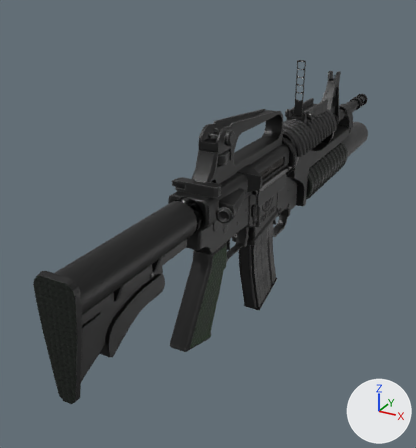
The glTF model public/models/weapons/m4a1_m203_lod.glb: old version first, new version second.
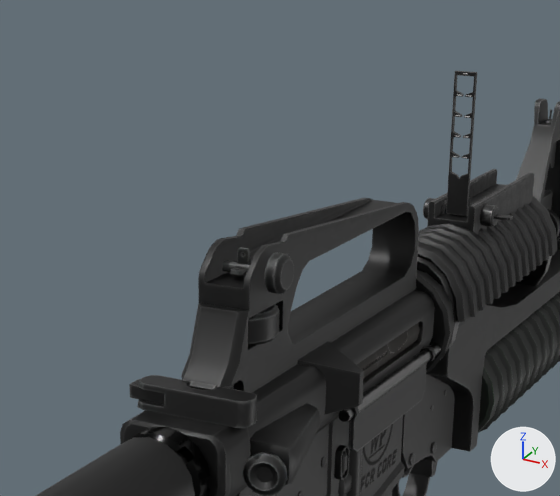
Each version appears first whole from a 50 mm camera at (0.275, -0.502, 0.33) aimed at (-0.07, 0.125, 0.017), and next in a close-up on the part from 29% to 81% of the width and 7% to 50% of the height. Arrows for +X, +Y and +Z are at lower right; the lights stay in place. The older version's two pictures come first. Where no turn or scale is listed for an object, it has been applied to the vertices. Vertices at exactly the same position are counted once.

Before the edit, the objects in view are built like this:
```python
me_charge = bpy.data.meshes.new('charge')
me_charge.from_pydata(...)  # 740 vertices, 1055 faces; spans x -0.028..0.026, y -0.025..0.191, z -0.031..0.006
# faces by material slot: [888, 22, 145]
me_charge.materials.append(mat_acr16_bolt_d)
me_charge.materials.append(mat_acr16a4_colt_frame)
me_charge.materials.append(mat_acr16a4_colt_misc01)
me_m4a1_m203_body = bpy.data.meshes.new('m4a1_m203_body')
me_m4a1_m203_body.from_pydata(...)  # 6952 vertices, 10300 faces; spans x -0.031..0.042, y -0.235..0.605, z -0.055..0.22
# faces by material slot: [563, 3275, 2113, 2206, 1812, 331]
me_m4a1_m203_body.materials.append(mat_acr16_glsights)
me_m4a1_m203_body.materials.append(mat_acr16a4_colt_barrel)
me_m4a1_m203_body.materials.append(mat_acr16a4_colt_frame)
me_m4a1_m203_body.materials.append(mat_acr16a4_colt_gl)
me_m4a1_m203_body.materials.append(mat_acr16a4_colt_misc01)
me_m4a1_m203_body.materials.append(mat_acr16a4_colt_stock)
ob_charge = bpy.data.objects.new('charge', me_charge)
ob_charge.parent = ob_m4a1_m203
ob_charge.location = (0.0, -0.018, 0.129)
ob_m4a1_m203_body = bpy.data.objects.new('m4a1_m203_body', me_m4a1_m203_body)
ob_m4a1_m203_body.location = (0.0, 0.0, 0.0)
```
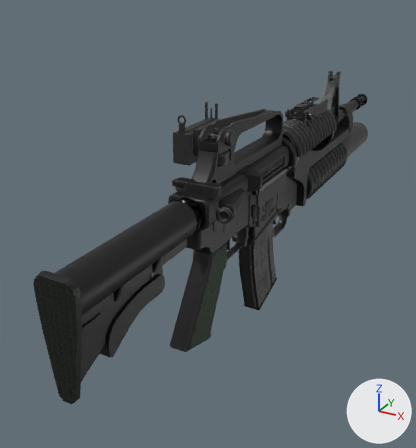
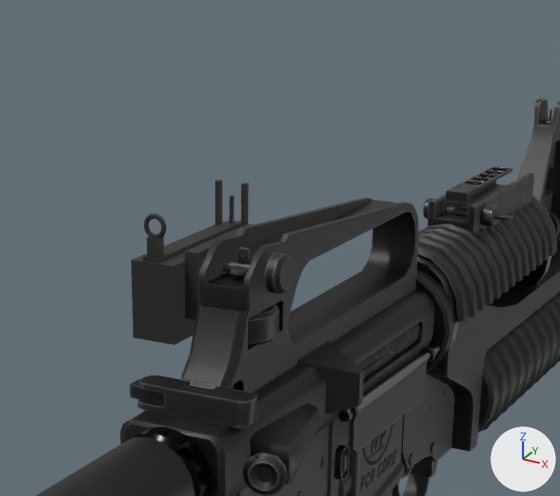
What differs and where, as boxes (x1, y1, x2, y2) in the close-ups (560 x 496 px; the box of a moved part takes in the faces that stretch with it):
```json
{"object": "m4a1_m203_body", "change": "reshaped", "before": [36, 71, 560, 496], "after": [36, 98, 560, 496]}
{"object": "quad_sight", "change": "added", "after": [143, 180, 249, 262]}
{"part": 1, "of": "me_m4a1_m203_body", "change": "moved or reshaped", "before": [446, 71, 477, 216], "after": [445, 166, 513, 203]}
{"part": 2, "of": "me_m4a1_m203_body", "change": "added", "after": [185, 224, 251, 320]}
{"part": 3, "of": "me_m4a1_m203_body", "change": "added", "after": [131, 221, 241, 345]}
```

Scene script edits in JSON lines:
```json
{"op": "add", "block": "mat_quadrant", "code": ["mat_quadrant = bpy.data.materials.new('quadrant')", "# nodes: BsdfPrincipled, Mix, OutputMaterial, VertexColor", "# colours: dark grey #353534, mixed with the vertex colours"]}
{"op": "add", "block": "mat_quadrant_001", "code": ["mat_quadrant_001 = principled_material('quadrant.001')", "mat_quadrant_001.base_color = (0.035, 0.036, 0.034)  # dark grey #353534", "mat_quadrant_001.metallic = 0.45", "mat_quadrant_001.roughness = 0.55"]}
{"block": "me_m4a1_m203_body", "where": "# used by ob_m4a1_m203_body; location = (0.0, 0.0, 0.0)"}
{"op": "remove", "block": "me_m4a1_m203_body", "code": "me_m4a1_m203_body.from_pydata(...)  # 6952 vertices, 10300 faces; spans x -0.031..0.042, y -0.235..0.605, z -0.055..0.22"}
{"op": "add", "block": "me_m4a1_m203_body", "code": "me_m4a1_m203_body.from_pydata(...)  # 6983 vertices, 10091 faces; spans x -0.048..0.042, y -0.235..0.605, z -0.055..0.184"}
{"block": "me_m4a1_m203_body", "change": "me_m4a1_m203_body part 1: the loose piece of 94 vertices spanning x -0.006..0.006, y 0.258..0.263, z 0.145..0.22 is turned -90 degrees about the x axis through its middle, then moved by (0.0, 0.032, -0.027)"}
{"block": "me_m4a1_m203_body", "change": "me_m4a1_m203_body part 2: a new loose piece, a box spanning x -0.026..-0.02, y 0.013..0.067, z 0.149..0.177, in mat_quadrant"}
{"block": "me_m4a1_m203_body", "change": "me_m4a1_m203_body part 3: a new loose piece, a box spanning x -0.046..-0.026, y 0.004..0.081, z 0.14..0.173, in mat_quadrant"}
{"block": "me_m4a1_m203_body", "change": "other edits to the shape of me_m4a1_m203_body do not show in these pictures"}
{"op": "add", "block": "me_m4a1_m203_body", "code": "me_m4a1_m203_body.materials.append(mat_quadrant)"}
{"op": "add", "block": "me_quad_sight", "code": ["me_quad_sight = bpy.data.meshes.new('quad_sight')", "me_quad_sight.from_pydata(...)  # 133 vertices, 246 faces; spans x -0.0075..0.0075, y -0.037..0.036, z -0.0005..0.0195", "me_quad_sight.materials.append(mat_quadrant_001)  # dark grey #353534"]}
{"op": "add", "block": "ob_quad_sight", "code": ["ob_quad_sight = bpy.data.objects.new('quad_sight', me_quad_sight)", "ob_quad_sight.location = (-0.038, 0.043, 0.173)"]}
```
